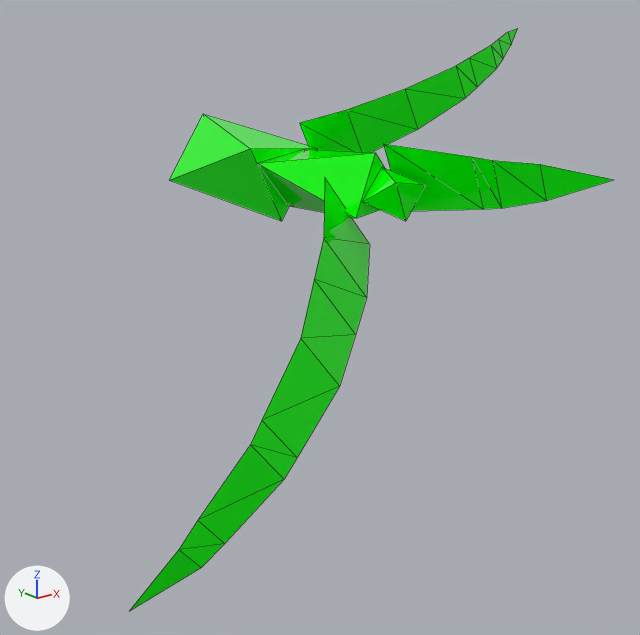
Before and after pictures for a commit that changed the OBJ model 3-3D_light_inter/0-data/mtg_obj/usm_16_2.5D_2018-07-19_1.obj.
Camera for both pictures: a 50 mm lens placed at (9.56, -21.4, 63.11), pointed at (22.65, -5.03, 56.56). The axes (+X, +Y, +Z) are drawn at lower left. The lights are the same throughout. The older version comes first. Mesh edges are drawn as thin lines. Where no turn or scale is listed for an object, it has been applied to the vertices.

In view in the first picture: 'vid_3', 'vid_4', 'vid_5', 'vid_6', 'vid_7', 'vid_8'.
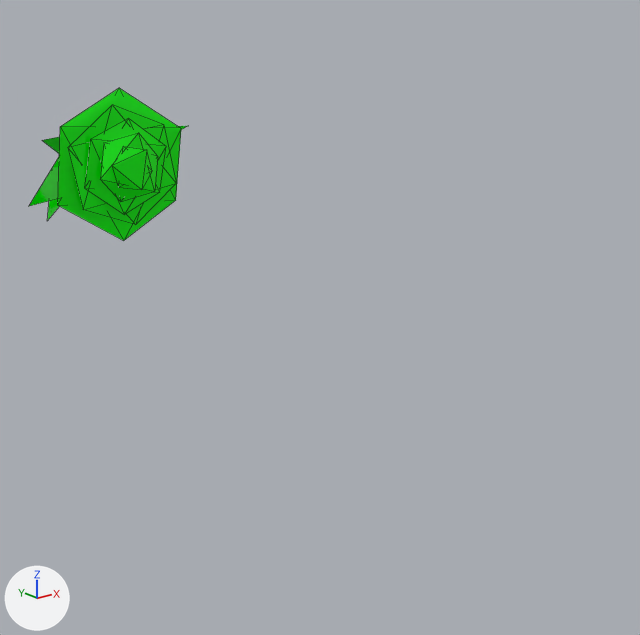
Pixel boxes (x1, y1, x2, y2) of what changed, in the pictures (640 x 635 px):
'vid_6', reshaped: before (130, 179, 370, 611); after (47, 199, 59, 221)
'vid_3', moved, rescaled (17% narrower, 43% taller): before (169, 114, 318, 221); after (58, 88, 181, 241)
'vid_5', moved, rescaled: before (258, 149, 385, 218); after (68, 105, 176, 225)
'vid_8', reshaped: before (384, 144, 613, 211); after (178, 126, 187, 130)
'vid_4', reshaped (not visible afterwards): before (299, 28, 518, 152)
'vid_7', moved, rescaled (28% wider, 78% taller): before (363, 167, 426, 221); after (85, 118, 166, 215)
'vid_9', added (green): after (100, 133, 158, 201)
'vid_11', added (green): after (112, 146, 152, 190)
'vid_10', added (green): after (29, 157, 59, 206)
'vid_12', added: after (42, 137, 60, 153)
part 4 of me_vid_6, deleted (green): before (130, 179, 370, 611)
part 5 of me_vid_6, added: after (47, 199, 59, 221)
part 7 of me_vid_8, deleted (green): before (384, 144, 613, 211)

The change, as a diff of the scene's bpy script:
```diff
--- a/3-3D_light_inter/0-data/mtg_obj/usm_16_2.5D_2018-07-19_1.obj.py
+++ b/3-3D_light_inter/0-data/mtg_obj/usm_16_2.5D_2018-07-19_1.obj.py
@@ me_vid_3 @@
-me_vid_3.from_pydata(...)  # 6 vertices, 8 faces; spans x 21.44..23.56, y -3.8..0.0, z 58.82..61.18
+me_vid_3.from_pydata(...)  # 6 vertices, 8 faces; spans x 18.25..21.75, y -0.23..0.0, z 58.06..61.94
+# me_vid_3 part 1: the whole mesh is scaled about its middle by (1.64, 0.0608, 1.64), then moved by (-2.5, 1.79, 0.0)
 me_vid_3.materials.append(mat_appid_390234448_2040474634992)
@@ me_vid_4 @@
 # verts and faces of me_vid_4; kept vertices keep their numbers, new ones are numbered from 17
-me_vid_4.from_pydata(...)  # 17 vertices, 15 faces; spans x 23.17..29.5, y -5.53..-3.55, z 59.82..63.41
-me_vid_4.materials.append(mat_appid_390238256_2040474634224)  # green #00ff00
+me_vid_4.from_pydata(...)  # 3 vertices, 1 face; spans x 20.97..22.06, y 1.23..2.23, z 60.24..61.0
+# me_vid_4 part 2
+delete_vertices([*range(0, 17)])  # with the faces that use them
+# other edits to the shape of me_vid_4 do not show in these pictures
+me_vid_4.materials.append(mat_appid_390234448_2040474634992)  # green #00ff00
@@ me_vid_5 @@
-me_vid_5.from_pydata(...)  # 6 vertices, 8 faces; spans x 21.72..23.28, y -7.26..-3.8, z 59.17..60.83
+me_vid_5.from_pydata(...)  # 6 vertices, 8 faces; spans x 18.53..21.47, y -0.32..-0.23, z 58.44..61.56
+# me_vid_5 part 3: the whole mesh is scaled about its middle by (1.89, 0.0263, 1.89), then moved by (-2.5, 5.26, 0.0)
 me_vid_5.materials.append(mat_appid_390234448_2040474634992)
@@ me_vid_6 @@
 # verts and faces of me_vid_6; kept vertices keep their numbers, new ones are numbered from 17
-me_vid_6.from_pydata(...)  # 17 vertices, 15 faces; spans x 15.0..22.58, y -9.87..-6.89, z 53.99..60.36
-me_vid_6.materials.append(mat_appid_390238256_2040474634224)  # green #00ff00
+me_vid_6.from_pydata(...)  # 3 vertices, 1 face; spans x 18.27..19.59, y 0.85..2.14, z 58.61..59.79
+# me_vid_6 part 4
+delete_vertices([*range(0, 17)])  # with the faces that use them
+# me_vid_6 part 5
+verts[17] = (19.59, 2.14, 59.13)
+verts[18] = (18.27, 0.85, 58.61)  # pixel (47, 221)
+verts[19] = (19.06, 2.14, 59.79)  # pixel (52, 167)
+faces += [(17, 19, 18)]
+me_vid_6.materials.append(mat_appid_390234448_2040474634992)  # green #00ff00
@@ me_vid_7 @@
-me_vid_7.from_pydata(...)  # 6 vertices, 8 faces; spans x 22.022..22.978, y -8.194..-7.263, z 59.493..60.507
+me_vid_7.from_pydata(...)  # 6 vertices, 8 faces; spans x 18.857..21.143, y -0.466..-0.322, z 58.788..61.212
+# me_vid_7 part 6: the whole mesh is scaled about its middle by (2.39, 0.155, 2.39), then moved by (-2.5, 7.334, 0.0)
 me_vid_7.materials.append(mat_appid_390234448_2040474634992)
@@ me_vid_8 @@
 # verts and faces of me_vid_8; kept vertices keep their numbers, new ones are numbered from 9
-me_vid_8.from_pydata(...)  # 9 vertices, 7 faces; spans x 22.73..24.13, y -11.92..-7.12, z 59.44..60.97
-me_vid_8.materials.append(mat_appid_390238256_2040474634224)  # green #00ff00
+me_vid_8.from_pydata(...)  # 3 vertices, 1 face; spans x 20.27..22.23, y 0.2..1.99, z 59.64..60.87
+# me_vid_8 part 7
+delete_vertices([*range(0, 9)])  # with the faces that use them
+# other edits to the shape of me_vid_8 do not show in these pictures
+me_vid_8.materials.append(mat_appid_390234448_2040474634992)  # green #00ff00
@@ me_vid_9 @@
+me_vid_9.from_pydata([(20.88, -0.47, 60.21), (19.38, -0.47, 60.65), (19.74, -0.47, 59.14), (19.12, -0.68, 59.79), (20.62, -0.68, 59.35), (20.26, -0.68, 60.86)], [], [(2, 1, 0), (3, 4, 5), (0, 5, 4), (0, 4, 2), (2, 4, 3), (3, 1, 2), (1, 3, 5), (5, 0, 1)])
+me_vid_9.materials.append(mat_appid_390238256_2040474634224)  # green #00ff00
@@ me_vid_12 @@
+me_vid_12.from_pydata([(19.65, 4.22, 60.31), (20.63, 2.4, 60.72), (20.36, 4.22, 59.7)], [], [(0, 2, 1)])
+me_vid_12.materials.append(mat_appid_390234448_2040474634992)  # green #00ff00
@@ me_vid_11 @@
+me_vid_11.from_pydata([(19.608, -0.679, 59.552), (20.584, -0.679, 59.884), (19.808, -0.679, 60.564), (20.392, -0.795, 60.448), (19.416, -0.795, 60.116), (20.192, -0.795, 59.436)], [], [(2, 1, 0), (3, 4, 5), (0, 5, 4), (0, 4, 2), (2, 4, 3), (3, 1, 2), (1, 3, 5), (5, 0, 1)])
+me_vid_11.materials.append(mat_appid_390238256_2040474634224)  # green #00ff00
@@ me_vid_10 @@
+me_vid_10.from_pydata([(20.01, 1.78, 59.14), (17.22, -0.76, 59.34), (19.62, 1.78, 60.77)], [], [(0, 2, 1)])
+me_vid_10.materials.append(mat_appid_390234448_2040474634992)  # green #00ff00
@@ ob_vid_9 @@
+ob_vid_9 = bpy.data.objects.new('vid_9', me_vid_9)
+ob_vid_9.location = (0.0, 0.0, 0.0)
@@ ob_vid_12 @@
+ob_vid_12 = bpy.data.objects.new('vid_12', me_vid_12)
+ob_vid_12.location = (0.0, 0.0, 0.0)
@@ ob_vid_11 @@
+ob_vid_11 = bpy.data.objects.new('vid_11', me_vid_11)
+ob_vid_11.location = (0.0, 0.0, 0.0)
@@ ob_vid_10 @@
+ob_vid_10 = bpy.data.objects.new('vid_10', me_vid_10)
+ob_vid_10.location = (0.0, 0.0, 0.0)
```
